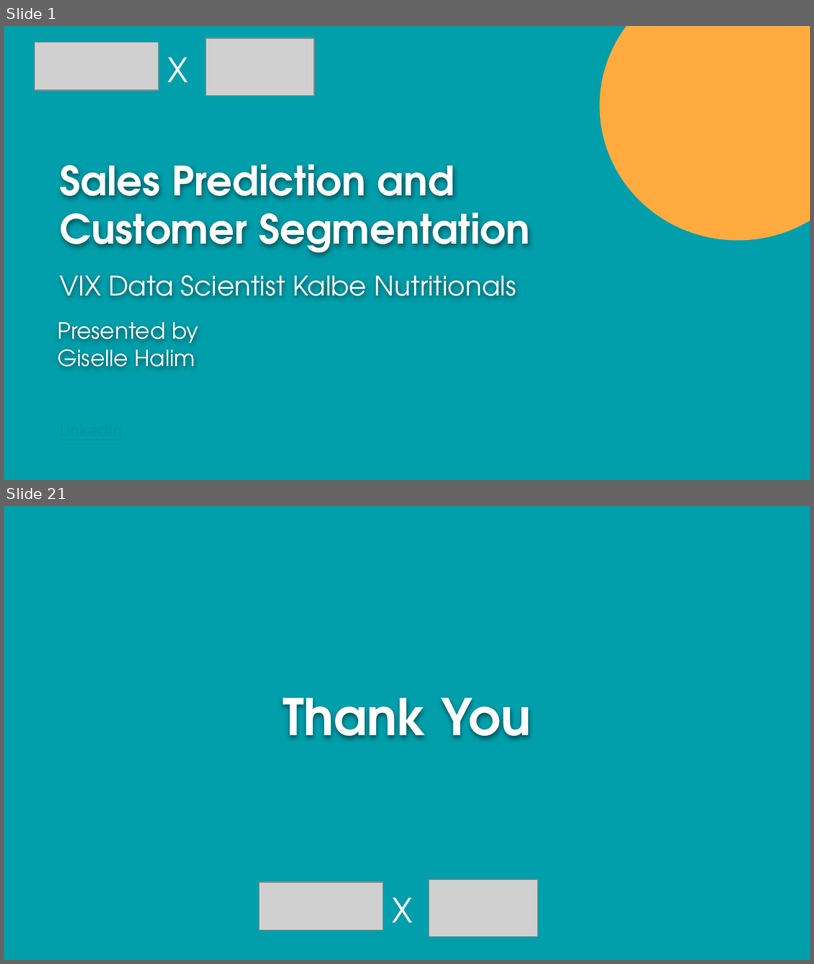
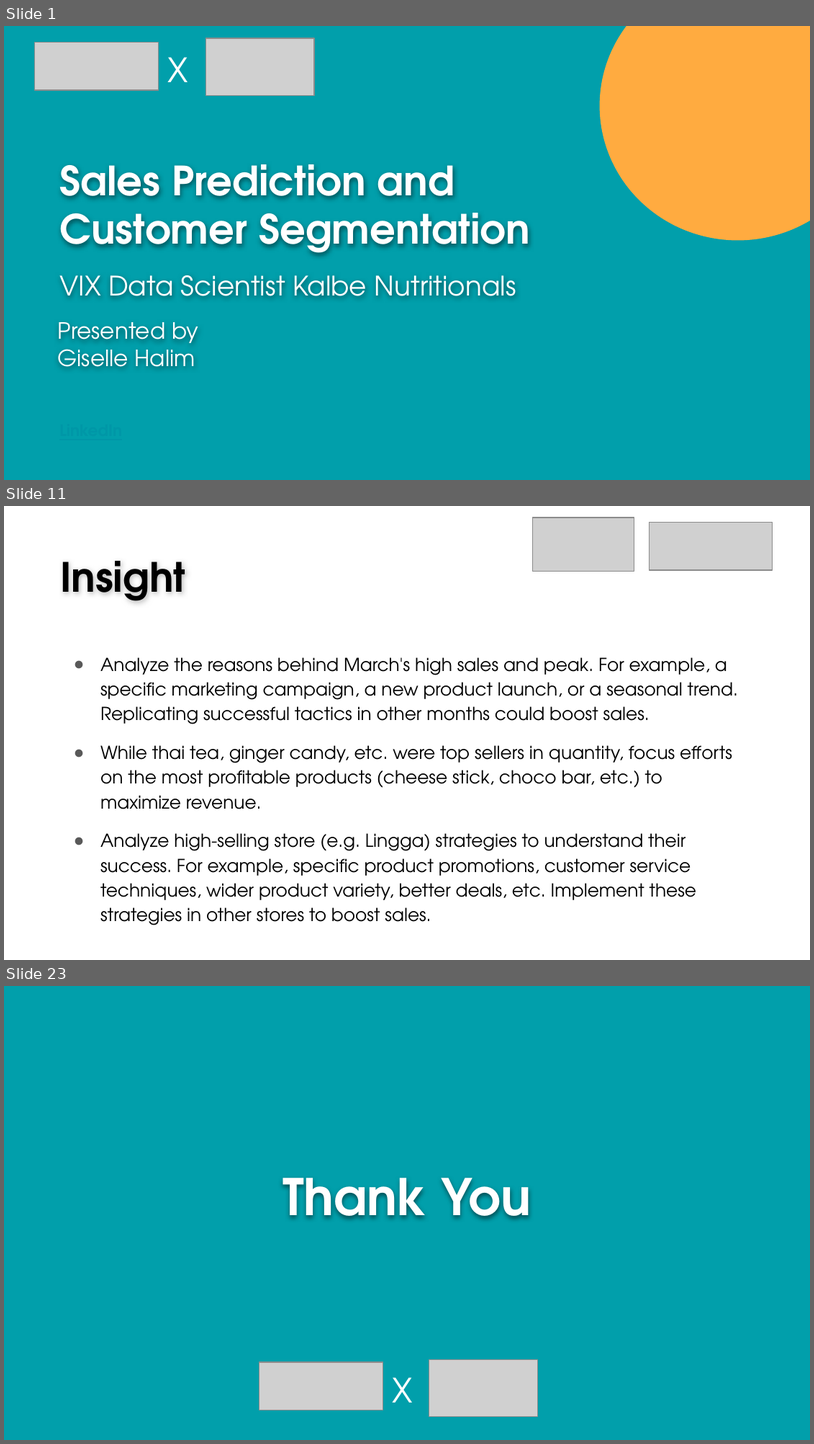
Before and after one commit to gisellehalim/kalbe-ds-vix-rakamin, a slide deck: Result Kalbe Nutritionals x Rakamin Academy.pptx. Shown one above the other, each under a label of ours: slides 1 and 21 before the commit, slides 1, 11 and 23 after it; the slides between them are not shown. The pictures are 814x964 and 814x1444 pixels, drawn with LibreOffice and Linux fonts; fonts in the diff are those of the drawing; grey boxes stand for pictures; background and template pictures are left out. Boxes give left, top, right and bottom in pixels: in the first picture for what was removed or moved away, otherwise in the second. Text is boxed around its words. In the diff, an @@ line names an element or a change of style, - is before the commit and + after.

```diff
--- a/Result Kalbe Nutritionals x Rakamin Academy.pptx
+++ b/Result Kalbe Nutritionals x Rakamin Academy.pptx
@@ slide 11 added at [4,506,810,960], background picture (left out) @@
@@ picture added at [533,518,635,571] @@
@@ picture added at [649,522,772,569] @@
@@ text added at [60,561,186,601], 36 pt, text #000000, bold @@
+Insight
@@ text added at [100,657,738,900], 16 pt, text #000000 @@
+● Analyze the reasons behind March's high sales and peak. For example, a specific marketing campaign, a new product launch, or a seasonal trend. Replicating successful tactics in other months could boost sales.
+● While thai tea, ginger candy, etc. were top sellers in quantity, focus efforts on the most profitable products (cheese stick, choco bar, etc.) to maximize revenue.
+● Analyze high-selling store (e.g. Lingga) strategies to understand their success. For example, specific product promotions, customer service techniques, wider product variety, better deals, etc. Implement these strategies in other stores to boost sales.
@@ what was slide 21 is now slide 23 @@
```
Also in this commit, not shown: 4 slides changed, 1 other slide added, 1 other file.
